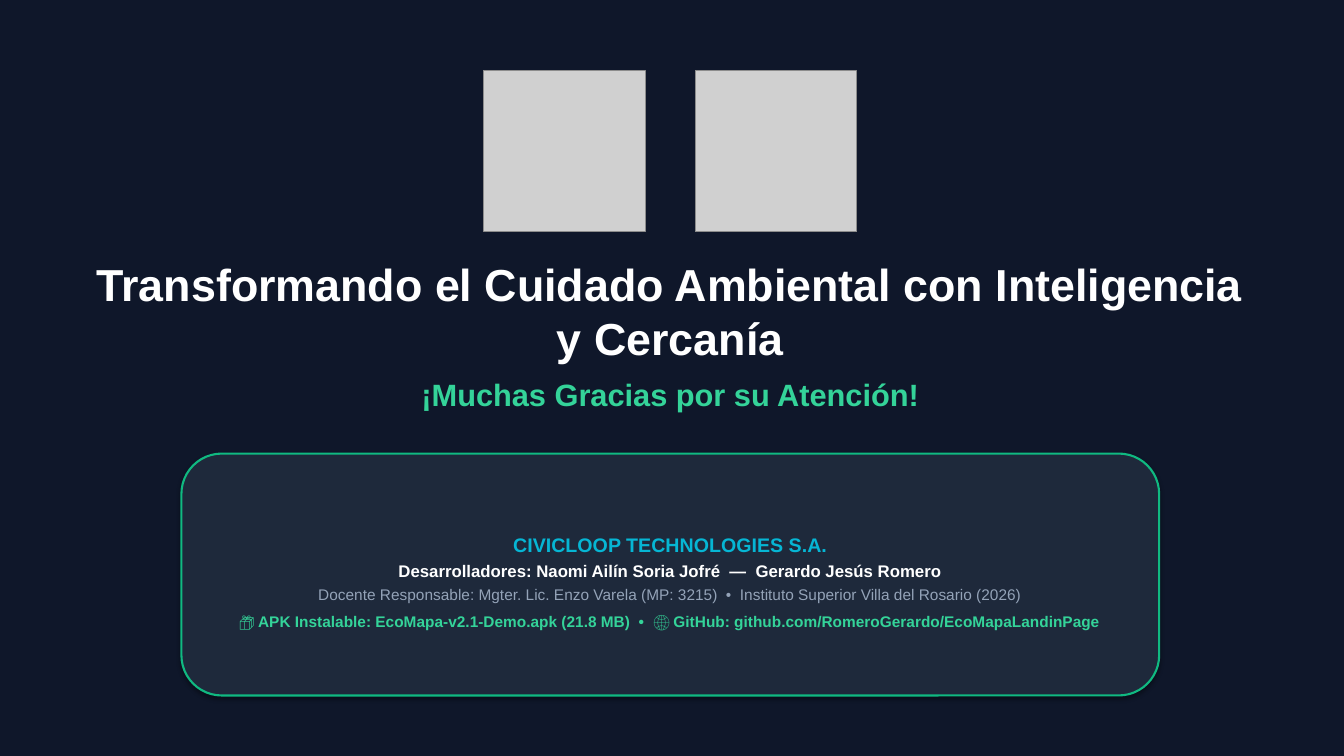
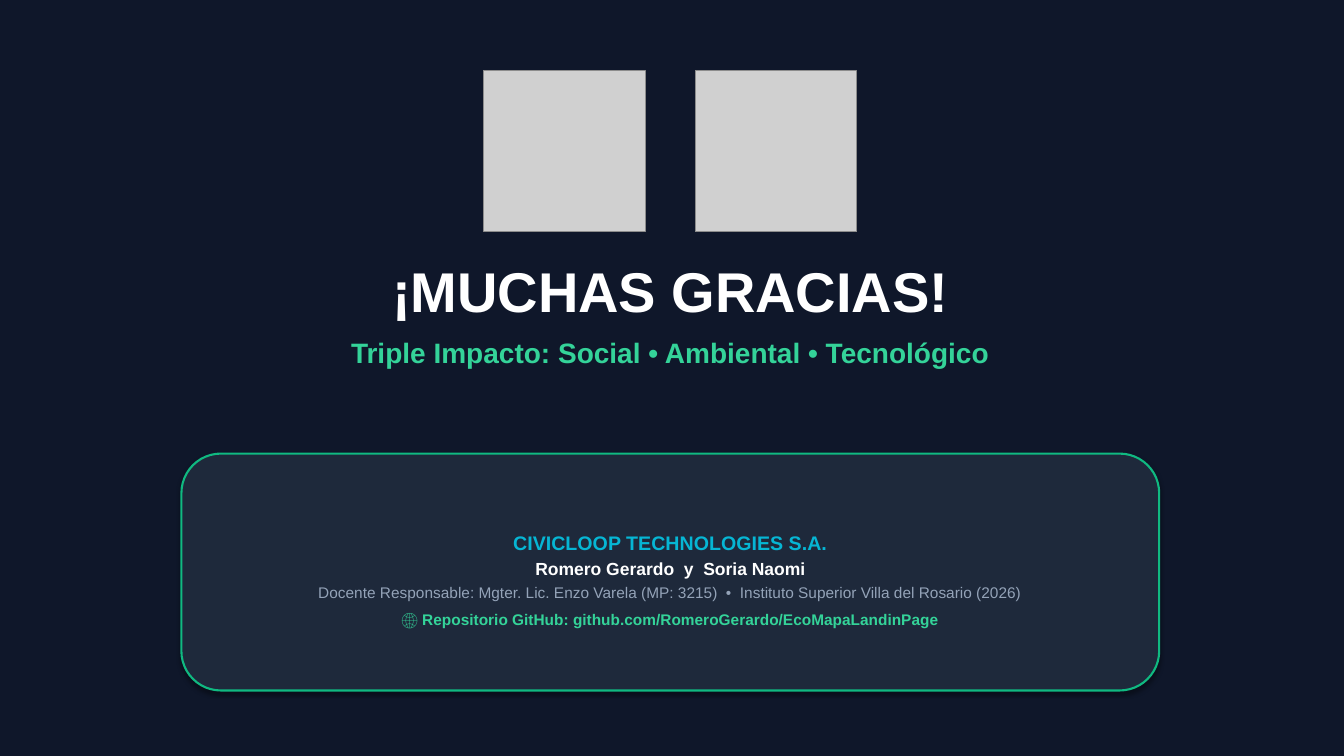
Before and after one commit to RomeroGerardo/EcoMapaLandinPage, a slide deck: slide 13 of Presentación - EcoMapa.pptx. Drawn at 1344x756 pixels with LibreOffice and Linux fonts; fonts in the diff are those of the drawing; grey boxes stand for pictures. Boxes give left, top, right and bottom in pixels: in the first picture for what was removed or moved away, otherwise in the second. Text is boxed around its words. In the diff, an @@ line names an element or a change of style, - is before the commit and + after.

```diff
--- a/Presentación - EcoMapa.pptx
+++ b/Presentación - EcoMapa.pptx
@@ text at (351, 273, 989, 368): text changed; size 32 to 20 pt; text colour #FFFFFF to #34D399 @@
-Transformando el Cuidado Ambiental con Inteligencia y Cercanía
-¡Muchas Gracias por su Atención!
+¡MUCHAS GRACIAS!
+Triple Impacto: Social • Ambiental • Tecnológico
@@ rounded rectangle "CIVICLOOP TECHNOLOGIES S.A.": place and size @@
-rounded rectangle "CIVICLOOP TECHNOLOGIES S.A." at (181, 454, 1159, 696)
+rounded rectangle "CIVICLOOP TECHNOLOGIES S.A." at (181, 454, 1159, 691)
@@ text in rounded rectangle at (535, 562, 805, 579): text changed; size 12 to 12.5 pt @@
-Desarrolladores: Naomi Ailín Soria Jofré — Gerardo Jesús Romero
+Romero Gerardo y Soria Naomi
@@ text in rounded rectangle at (422, 614, 938, 628): text changed @@
-📦 APK Instalable: EcoMapa-v2.1-Demo.apk (21.8 MB) • 🌐 GitHub: github.com/RomeroGerardo/EcoMapaLandinPage
+🌐 Repositorio GitHub: github.com/RomeroGerardo/EcoMapaLandinPage
```
Also in this commit, not shown: 6 other slides changed, 6 slides added, 6 slides removed, 1 other file.
